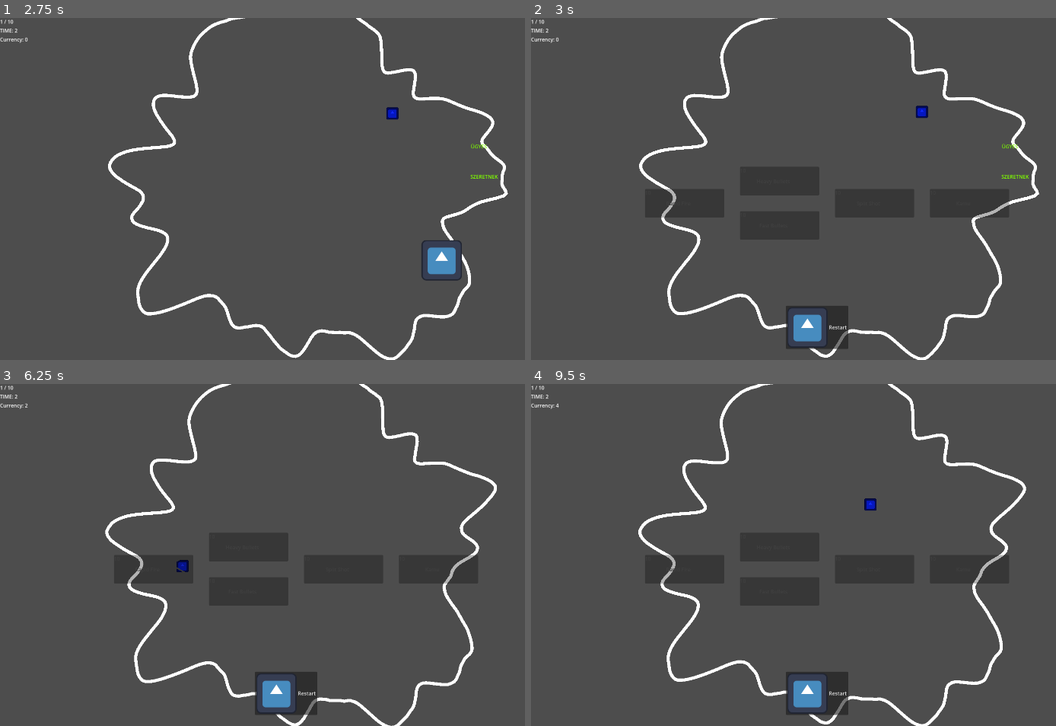
Above: before the commit, frames 1-4 (two rows, left to right).
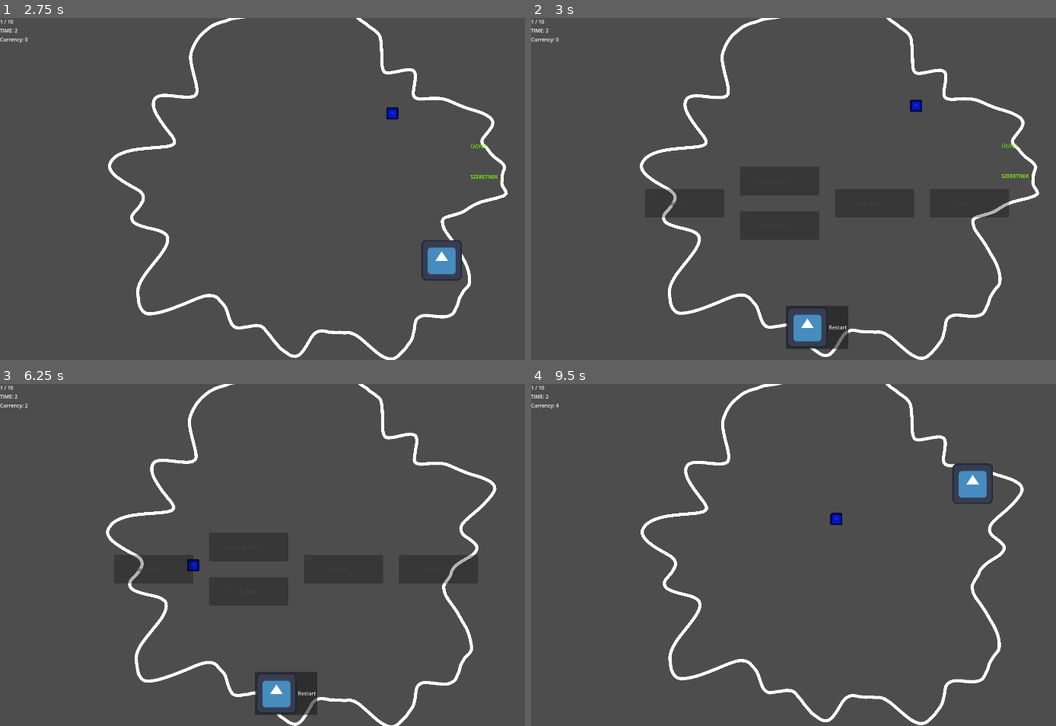
Above: after the commit, the same moments.

Repository: ekaktusz/bullet-hell-jam-7
Game: Godot game, scene res://Scenes/Map/Map.tscn
The game is run twice, just before and just after one commit, with the same random seed, the same clock (stepped at 60 frames per second) and the same inputs. The engine's default icon, where the game draws it, is replaced by a stand-in: a white triangle on a blue panel in a dark square.
Inputs (mouse positions are in pixels of both pictures, inside the frame that each line leads up to):
- Up to frame 1 (2.75 s): move the mouse to (435, 171) at 0.52 s; hold Right (ui_right) 0.53-1.28 s; click (435, 171) at 0.67 s; move the mouse to (183, 206) at 1.27 s; hold Down (ui_down) 1.28-2.03 s; move the mouse to (362, 113) at 2.02 s; hold Right (ui_right) from 2.03 s (still down)
- Up to frame 2 (3 s): move the mouse to (804, 257) at 2.77 s; release Right (ui_right) at 2.78 s; hold Up (ui_up) from 2.78 s (still down); click (804, 257) at 2.92 s
- Up to frame 3 (6.25 s): release Up (ui_up) at 3.5 s; click "Restart" at 3.5 s; move the mouse to (488, 606) at 4.27 s; hold Left (ui_left) 4.28-5.78 s; move the mouse to (120, 503) at 5.02 s; move the mouse to (336, 555) at 5.77 s; hold Down (ui_down) from 5.78 s (still down); click (336, 555) at 5.92 s
- Up to frame 4 (9.5 s): release Down (ui_down) at 6.5 s; click "Restart" at 6.5 s; move the mouse to (746, 469) at 7.27 s; hold Right (ui_right) 7.28-8.03 s; move the mouse to (966, 537) at 8.02 s; hold Up (ui_up) 8.03-8.78 s; move the mouse to (714, 572) at 8.77 s; hold Right (ui_right) from 8.78 s (still down); click (714, 572) at 8.92 s

Frame 1 is identical in both runs. In frame 2, 1.1% of the frame differs, in the area x 20-97%, y 0-100%; in frame 3, 1.1%; in frame 4, 4.3%, in the area x 20-95%, y 0-100%.

Commit message:
make the condition to hit the boundary more robust

Diff:
--- a/Scenes/Map/map.gd
+++ b/Scenes/Map/map.gd
@@ -17,6 +17,10 @@
 var segments := 512
 var velocities = []
 var run_time := 0.0
+var brain_outside_time := 0.0
+
+const OUTSIDE_CONFIRM_TIME := 0.08
+const OUTSIDE_TOLERANCE := 3.0
 
 
 func _ready() -> void:
@@ -89,6 +93,16 @@
 	return best_normal
 
 
+func get_distance_to_boundary(point: Vector2) -> float:
+	var closest_dist := INF
+	for i in range(points.size()):
+		var a = points[i]
+		var b = points[(i + 1) % points.size()]
+		var closest = Geometry2D.get_closest_point_to_segment(point, a, b)
+		closest_dist = min(closest_dist, point.distance_to(closest))
+	return closest_dist
+
+
 func check_outside() -> void:
 	check_bullets_outside()
 	check_brain_outside()
@@ -104,34 +118,25 @@
 
 func check_brain_outside() -> void:
 	if brain:
-		var shape = brain.get_node("CollisionShape2D").shape
+		var collision_shape: CollisionShape2D = brain.get_node("CollisionShape2D")
+		var shape = collision_shape.shape
 
 		if shape is CircleShape2D:
-			var radius = shape.radius
-			var pos = brain.global_position
+			var radius = shape.radius * max(absf(collision_shape.global_scale.x), absf(collision_shape.global_scale.y))
+			var center = to_local(collision_shape.global_position)
+			var center_is_inside = Geometry2D.is_point_in_polygon(center, points)
+			var distance_to_boundary = get_distance_to_boundary(center)
+			var overlaps_boundary = center_is_inside and distance_to_boundary < radius - OUTSIDE_TOLERANCE
 
-			var test_points = [
-				pos,
-				pos + Vector2(radius, 0),
-				pos + Vector2(-radius, 0),
-				pos + Vector2(0, radius),
-				pos + Vector2(0, -radius),
-				pos + Vector2(radius, radius).normalized() * radius,
-				pos + Vector2(-radius, radius).normalized() * radius,
-				pos + Vector2(radius, -radius).normalized() * radius,
-				pos + Vector2(-radius, -radius).normalized() * radius,
-			]
-
-			for p in test_points:
-				var local_p = to_local(p)
-
-				if !Geometry2D.is_point_in_polygon(local_p, points):
+			if !center_is_inside or overlaps_boundary:
+				brain_outside_time += get_process_delta_time()
+				if brain_outside_time >= OUTSIDE_CONFIRM_TIME:
 					print("END RUN")
 					end_run()
 					brain.hide()
-					break
-				else:
-					brain.show()
+			else:
+				brain_outside_time = 0.0
+				brain.show()
 
 
 func _on_apply_impact(bullet) -> void:
